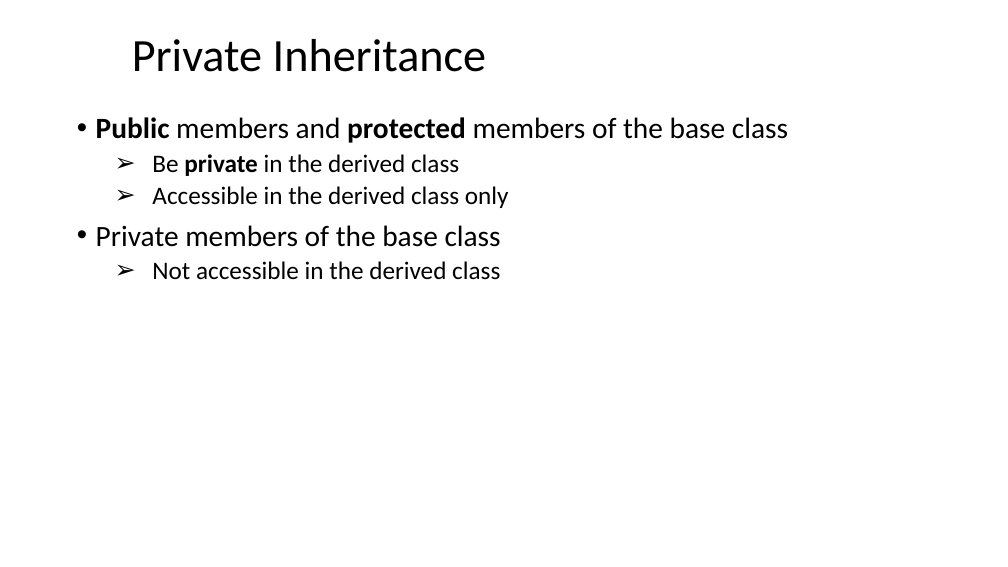
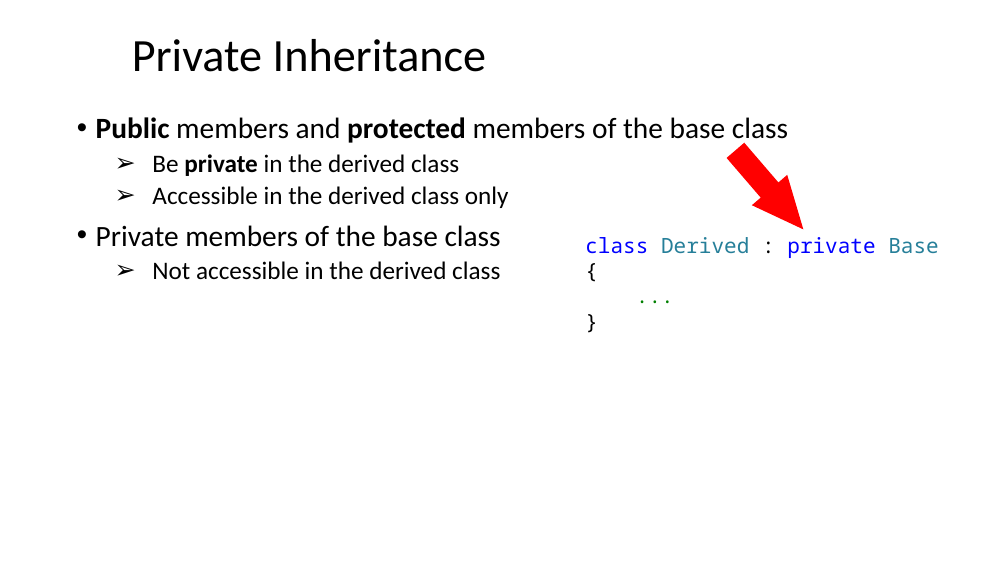
Before and after one commit to ShiqiYu/CPP, a slide deck: slide 13 of week12/Lecture12.pptx. Drawn at 1008x567 pixels with LibreOffice and Linux fonts; fonts in the diff are those of the drawing; background and template pictures are left out. Boxes give left, top, right and bottom in pixels: in the first picture for what was removed or moved away, otherwise in the second. Text is boxed around its words. In the diff, an @@ line names an element or a change of style, - is before the commit and + after.

```diff
--- a/week12/Lecture12.pptx
+++ b/week12/Lecture12.pptx
@@ right arrow added at bbox=[718, 135, 822, 245], fill #FF0000 @@
@@ text added at bbox=[585, 237, 938, 258], 20 pt, text #0000FF @@
+class Derived : private Base
+{
+...
+}
```
Also in this commit, not shown: 3 other slides changed, 2 other files.
